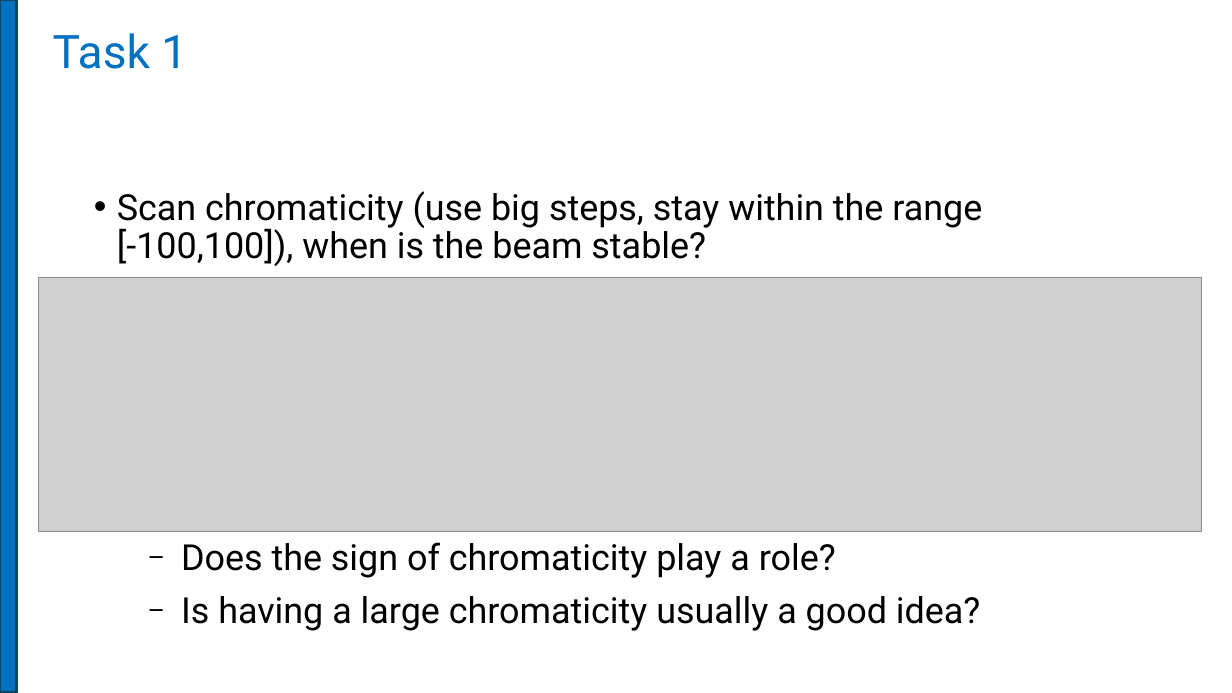
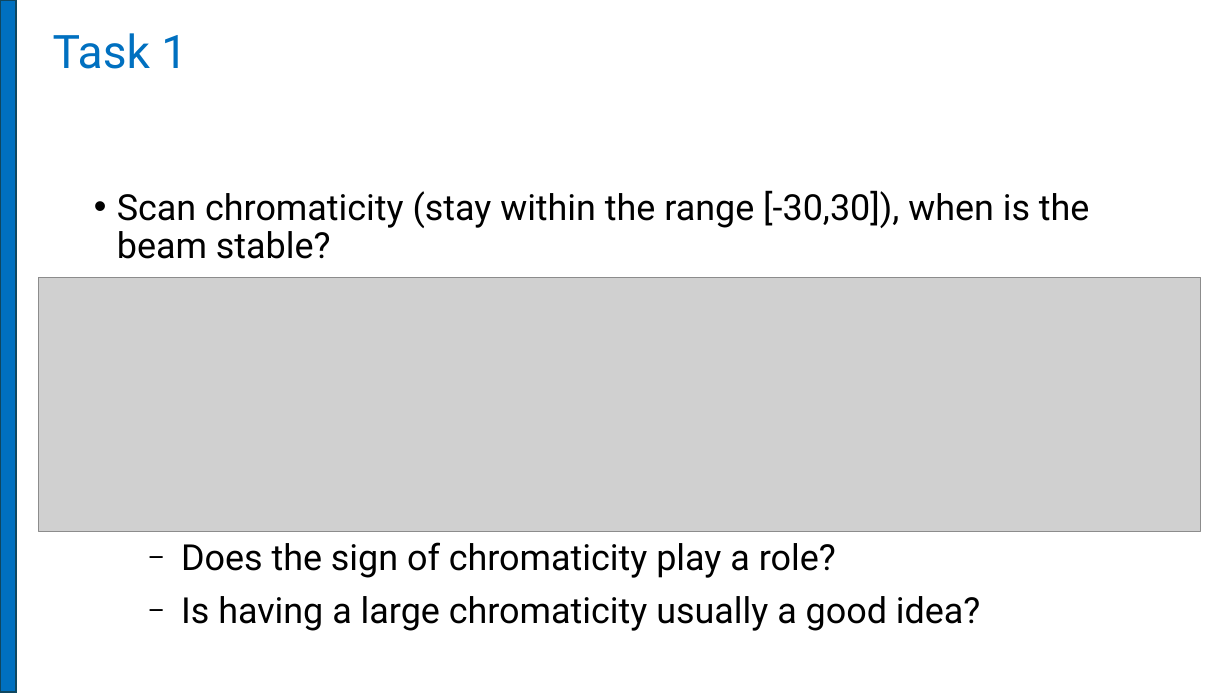
Before and after one commit to JUAS-tutorials/collective-effects-xsuite-tutorials, a slide deck: slide 5 of Instructions.pptx (slide 8 before the commit). Drawn at 1232x693 pixels with LibreOffice and Linux fonts; fonts in the diff are those of the drawing; grey boxes stand for pictures. Boxes give left, top, right and bottom in pixels: in the first picture for what was removed or moved away, otherwise in the second. Text is boxed around its words. In the diff, an @@ line names an element or a change of style, - is before the commit and + after.

```diff
--- a/Instructions.pptx
+++ b/Instructions.pptx
@@ text at (117, 190, 1090, 259): text changed @@
-• Scan chromaticity (use big steps, stay within the range [-100,100]), when is the beam stable?
+• Scan chromaticity (stay within the range [-30,30]), when is the beam stable?
```
Also in this commit, not shown: 6 other slides changed, 1 slide added, 1 other file.
